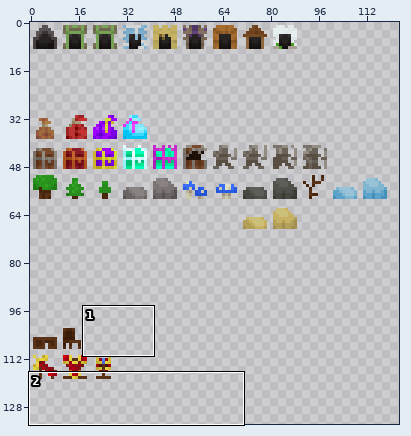
Sprite sheet -- Client/Assets/objects/objects_8x8.png. The picture above shows the old version from afar; the outline marks the close-up.
Close-up. Earlier state:
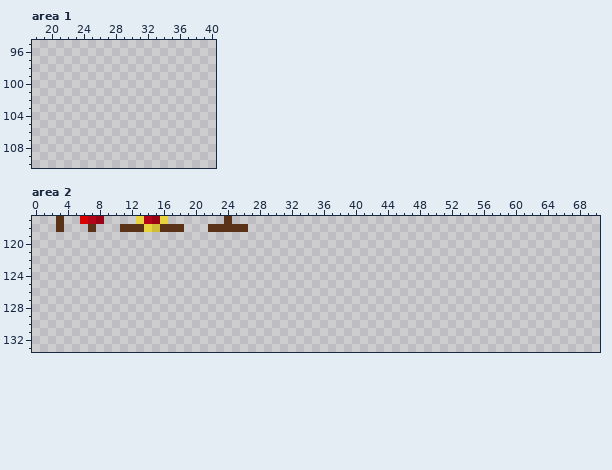
The file is 260x260 pixels. Colours within 5 levels of each other are drawn and written as one. Shown: area 1: x 18..40, y 95..110; area 2: x 0..70, y 117..133. The wide view leaves out empty margins.
Once edited:
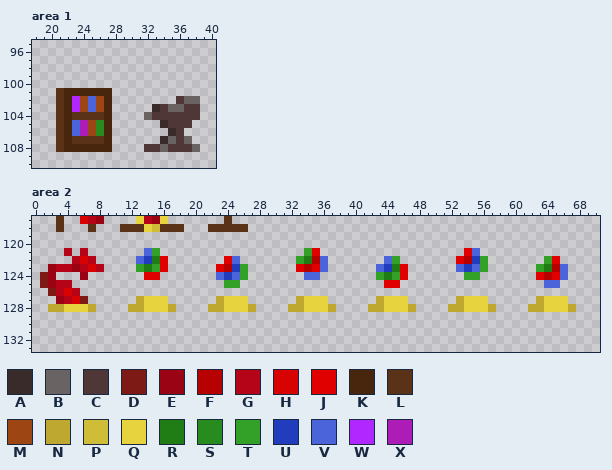
Palette (. is transparent): A #3a2b2b  B #696363  C #503737  D #7d1a16  E #990313  F #b70000  G #b50317  H #d80202  J #e00000  K #48250d  L #593217  M #9d4614  N #bea830  P #cfbd38  Q #e7d33d  R #207d16  S #288b1d  T #33a127  U #213cbc  V #4b64da  W #b028ff  X #ad1cb7
Edits made:
Area 1:
y 101: x 21..27 ....... -> LKKKKKK
y 102: x 21..27 ....... -> LKWMVMK; x 36..38 ... -> CBB
y 103: x 21..27 ....... -> LKWMVMK; x 33..38 ...... -> ACBBCC
y 104: x 21..27 ....... -> LKLLLLK; x 32..38 ....... -> BCCCCCC
y 105: x 21..27 ....... -> LKVXMSK; x 34..37 .... -> ACCC
y 106: x 21..27 ....... -> LKVXMSK; x 35..36 .. -> AC
y 107: x 21..27 ....... -> LKLLLLK; x 34..37 .... -> ABCB
y 108: x 21..27 ....... -> LKKKKKK; x 32..38 ....... -> CCBCCCB
Area 2:
y 121: x 4 . -> G; x 6 . -> G; x 14..15 .. -> VT; x 34..35 .. -> TJ; x 54..55 .. -> JV
y 122: x 5..7 ... -> GHG; x 13..16 .... -> VURJ; x 24..25 .. -> JV; x 33..36 .... -> TRFV; x 44..45 .. -> VT; x 53..56 .... -> JFUT; x 64..65 .. -> TJ
y 123: x 2..8 ....... -> EGGEGHG; x 13..16 .... -> TRTJ; x 23..26 .... -> JFUT; x 33..36 .... -> JFJV; x 43..46 .... -> VURJ; x 53..56 .... -> VUVT; x 63..66 .... -> TRFV
y 124: x 1..2 .. -> DE; x 6 . -> E; x 14..15 .. -> JJ; x 23..26 .... -> VUVT; x 34..35 .. -> VV; x 43..46 .... -> TRTJ; x 54..55 .. -> TT; x 63..66 .... -> JFJV
y 125: x 1..4 .... -> DEGG; x 24..25 .. -> TT; x 44..45 .. -> JJ; x 64..65 .. -> VV
y 126: x 2..5 .... -> DGHG
y 127: x 3..6 .... -> EGHD; x 13..16 .... -> NQQQ; x 23..26 .... -> NQQQ; x 33..36 .... -> NQQQ; x 43..46 .... -> NQQQ; x 53..56 .... -> NQQQ; x 63..66 .... -> NQQQ
y 128: x 2..7 ...... -> NNQQQN; x 12..17 ...... -> NNQQQN; x 22..27 ...... -> NNQQQN; x 32..37 ...... -> NNQQQN; x 42..47 ...... -> NNQQQN; x 52..57 ...... -> NNQQQN; x 62..67 ...... -> NNQQQN
Boxes around the changes in both close-ups, in picture pixels (x1, y1, x2, y2):
added: (56, 88, 200, 152)
added: (40, 248, 104, 312)
added: (128, 248, 176, 312)
added: (208, 248, 336, 312)
added: (448, 248, 576, 312)
added: (368, 256, 416, 312)
